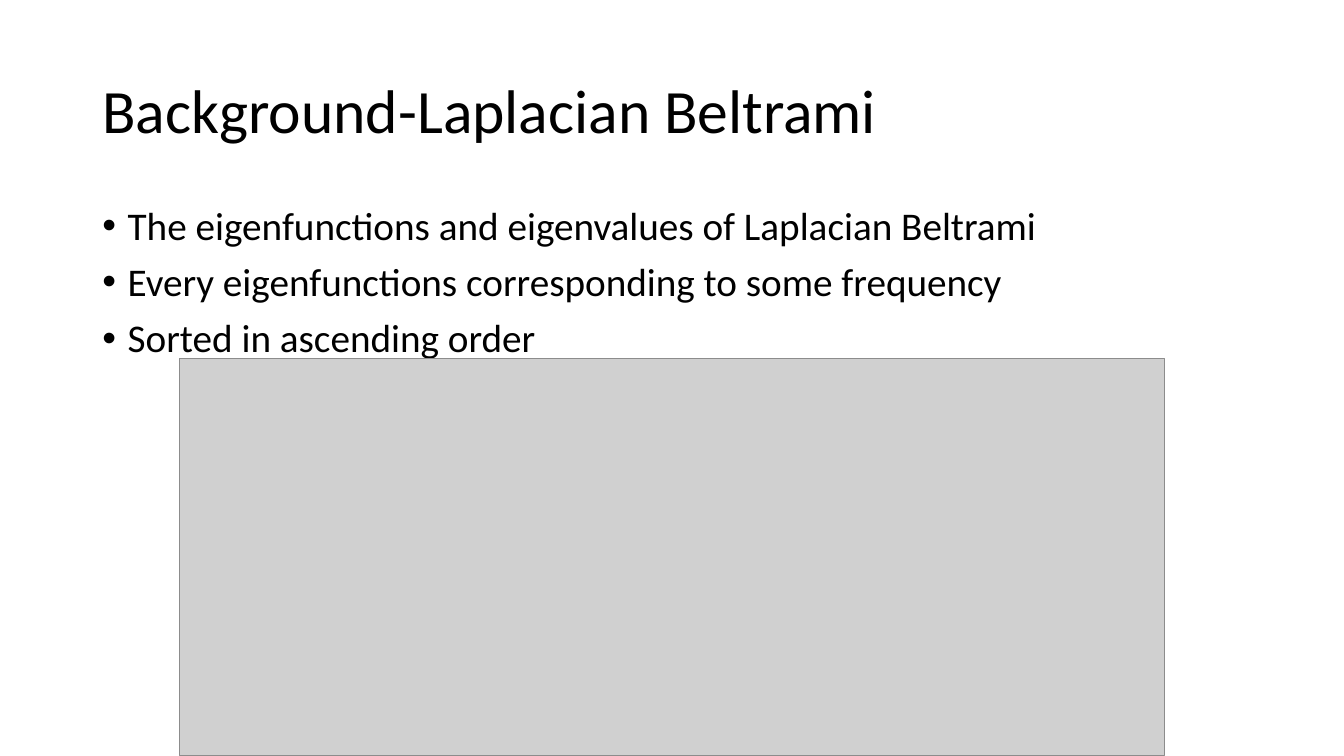
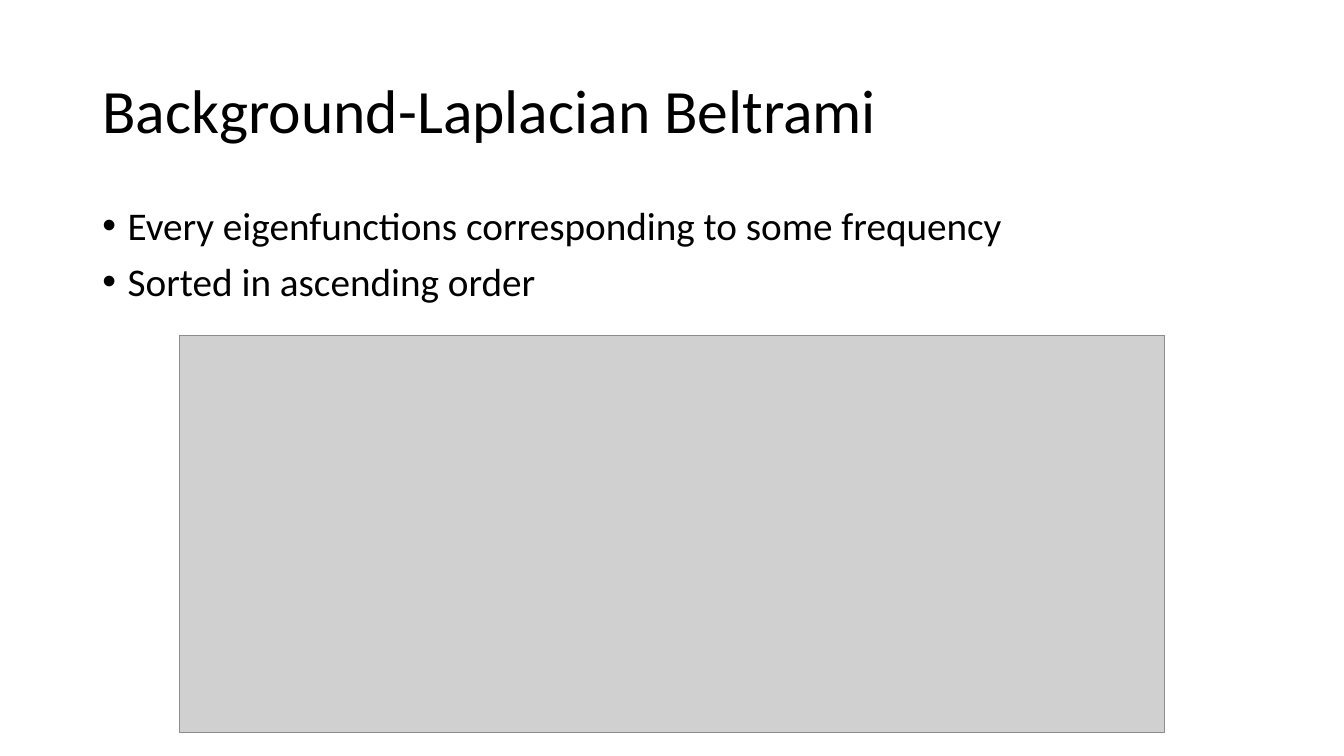
Before and after one commit to tsachiblau/geometricComputerVisionProject, a slide deck: slide 5 of Presentation.pptx (slide 4 before the commit). Drawn at 1344x756 pixels with LibreOffice and Linux fonts; fonts in the diff are those of the drawing; grey boxes stand for pictures. Boxes give left, top, right and bottom in pixels: in the first picture for what was removed or moved away, otherwise in the second. Text is boxed around its words. In the diff, an @@ line names an element or a change of style, - is before the commit and + after.

Commit message:
update

```diff
--- a/Presentation.pptx
+++ b/Presentation.pptx
@@ text at (128, 212, 1036, 247): paragraph removed @@
-• The eigenfunctions and eigenvalues of Laplacian Beltrami
@@ picture: place and size @@
-picture at (179, 359, 1165, 756)
+picture at (179, 336, 1165, 733)
```
Also in this commit, not shown: 1 slide added.
